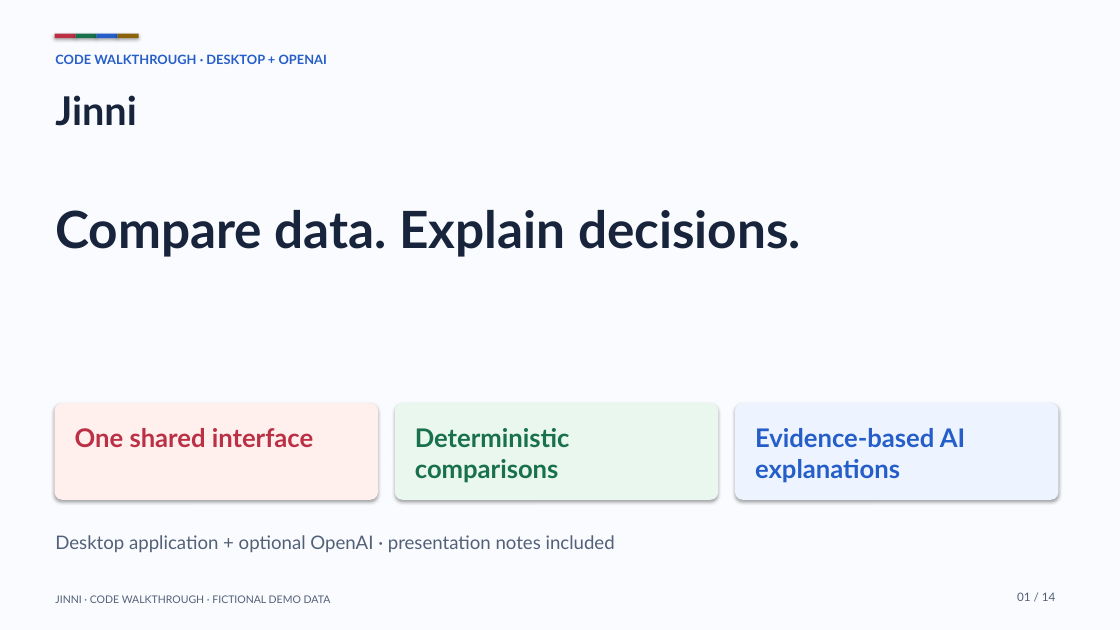
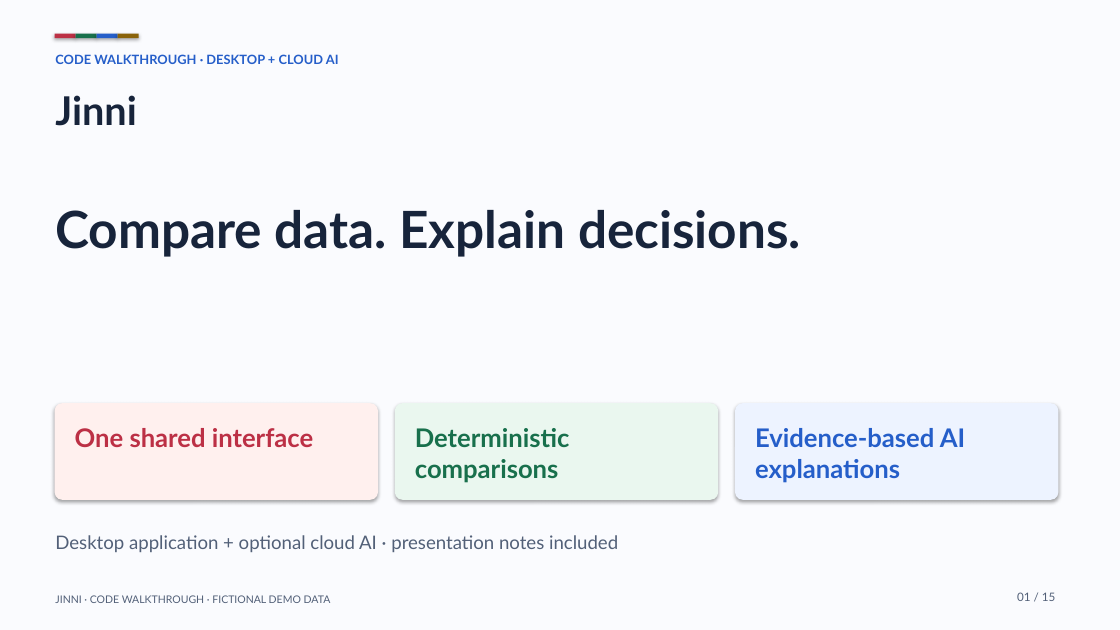
Before and after one commit to wahab-linux/my-jinni, a slide deck: slide 1 of docs/presentation/Jinni_Code_Walkthrough.pptx. Drawn at 1120x630 pixels with LibreOffice and Linux fonts; fonts in the diff are those of the drawing. Boxes give left, top, right and bottom in pixels: in the first picture for what was removed or moved away, otherwise in the second. Text is boxed around its words. In the diff, an @@ line names an element or a change of style, - is before the commit and + after.

Commit message:
Support Google Vertex AI with local ADC and guided desktop setup

```diff
--- a/docs/presentation/Jinni_Code_Walkthrough.pptx
+++ b/docs/presentation/Jinni_Code_Walkthrough.pptx
@@ text at (55,54,339,64): text changed @@
-CODE WALKTHROUGH · DESKTOP + OPENAI
+CODE WALKTHROUGH · DESKTOP + CLOUD AI
@@ text at (55,535,618,552): text changed @@
-Desktop application + optional OpenAI · presentation notes included
+Desktop application + optional cloud AI · presentation notes included
@@ text at (1017,592,1056,601): text changed @@
-01 / 14
+01 / 15
```
Also in this commit, not shown: 13 other slides changed, 1 slide added, 38 other files.
